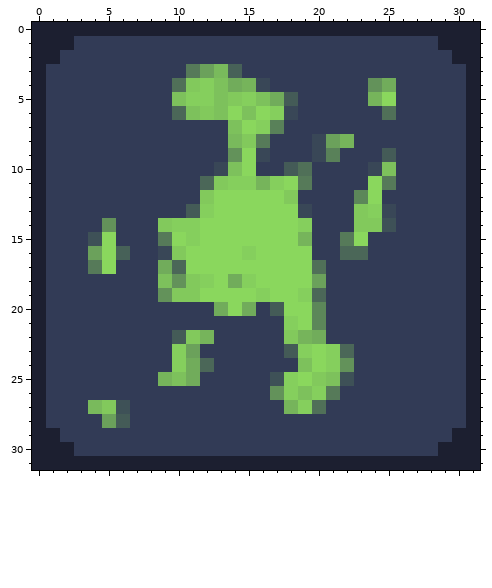
Pixel-art sprite -- sprites/floor-4.png. The first picture shows the starting point.
The file is 32x32 pixels. Colours within 5 levels of each other are drawn and written as one.
Once edited:
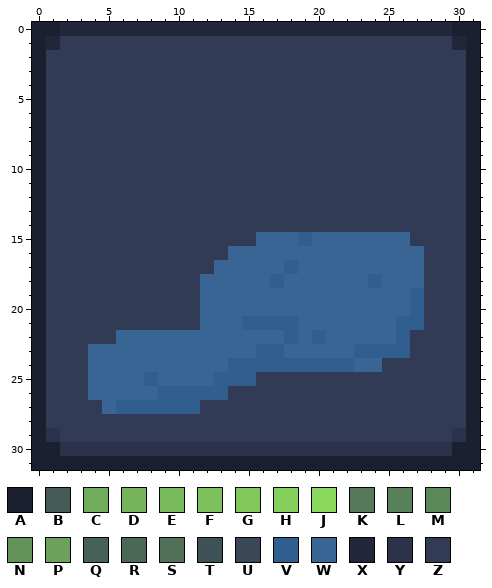
Palette (. is transparent): A #1c1f30  B #445b57  C #71ac5b  D #76b45b  E #79ba5c  F #7dc15c  G #82c95c  H #85cf5d  J #8ad75d  K #567a59  L #598159  M #5c8759  N #63925a  P #6ba15b  Q #476158  R #4b6758  S #507058  T #3e5157  U #394757  V #305e8e  W #386594  X #22263a  Y #2b3249  Z #323b56
Diff:
y 0: x 2..29 AAAAAAAAAAAAAAAAAAAAAAAAAAAA -> XXXXXXXXXXXXXXXXXXXXXXXXXXXX
y 1: x 1..2 AA -> XZ; x 29..30 AA -> ZX
y 2: x 1 A -> Z; x 30 A -> Z
y 3: x 11..14 KPEQ -> ZZZZ
y 4: x 10..16 SGHFCDU -> ZZZZZZZ; x 24..25 NC -> ZZ
y 5: x 10..18 FHHFGHFCB -> ZZZZZZZZZ; x 24..25 DJ -> ZZ
y 6: x 10..18 RFGFJFJHU -> ZZZZZZZZZ; x 25 S -> Z
y 7: x 14..17 FJHL -> ZZZZ
y 8: x 14..16 EGK -> ZZZ; x 20..22 UPD -> ZZZ
y 9: x 14..16 NJU -> ZZZ; x 20..21 UL -> ZZ; x 25 B -> Z
y 10: x 13..15 UFJ -> ZZZ; x 18..19 BS -> ZZ; x 24..25 UF -> ZZ
y 11: x 12..19 RGHHDHJK -> ZZZZZZZZ; x 24..25 JK -> ZZ
y 12: x 12..18 GJJJJJG -> ZZZZZZZ; x 23..24 MJ -> ZZ
y 13: x 11..19 BHJJJJJJU -> ZZZZZZZZZ; x 23..25 GHU -> ZZZ
y 14: x 5 N -> Z; x 9..19 GHHJJJJJJJH -> ZZZZZZZZZZZ; x 23..25 GGT -> ZZZ
y 15: x 4..5 TJ -> ZZ; x 9..26 KJHJJJJJJJDZZKJZZZ -> ZZZZZZZWWWVWWWWWWW
y 16: x 4..6 PJQ -> ZZZ; x 9..27 UGJJJJHJJJJZZRRZZZZ -> ZZZZZWWWWWWWWWWWWWW
y 17: x 4..5 KJ -> ZZ; x 9..27 CRJJJJJJJJJSZZZZZZZ -> ZZZZWWWWWVWWWWWWWWW
y 18: x 9..27 FNGHJCHJJJJPZZZZZZZ -> ZZZWWWWWVWWWWWWVWWW
y 19: x 9..27 NGGJJJJHJJHRZZZZZZZ -> ZZZWWWWWWWWWWWWWWWV
y 20: x 12..27 ZCJCZBJJMZZZZZZZ -> WWWWWWWWWWWWWWWV
y 21: x 12..27 ZZZZZZHJMZZZZZZZ -> WWWVVVVWWWWWWWVV
y 22: x 6..26 ZZZZBGDZZZZZGDCZZZZZZ -> WWWWWWWWWWWWVWVWWWWWV
y 23: x 4..26 ZZZZZZHPZZZZZZBHJHRZZZZ -> WWWWWWWWWWWWVVWWWWWVVVV
y 24: x 4..24 ZZZZZZHCRZZZZZZFJHNZZ -> WWWWWWWWWWVVVVVVVVVWW
y 25: x 4..15 ZZZZZDFCZZZZ -> WWWWVWWWWVVV; x 17..22 THJGFT -> ZZZZZZ
y 26: x 4..13 ZZZZZZZZZZ -> WWWWWVVVVV; x 17..21 NHFHK -> ZZZZZ
y 27: x 4..11 EGTZZZZZ -> ZWVVVVVV; x 18..20 DHS -> ZZZ
y 28: x 5..6 PB -> ZZ
y 29: x 1 A -> Y; x 30 A -> Y
y 30: x 2..29 AZZZZZZZZZZZZZZZZZZZZZZZZZZA -> YYYYYYYYYYYYYYYYYYYYYYYYYYYY
Pixel boxes of the changes (left, top, right, bottom) in both pictures:
changed: (46, 22, 466, 456)
